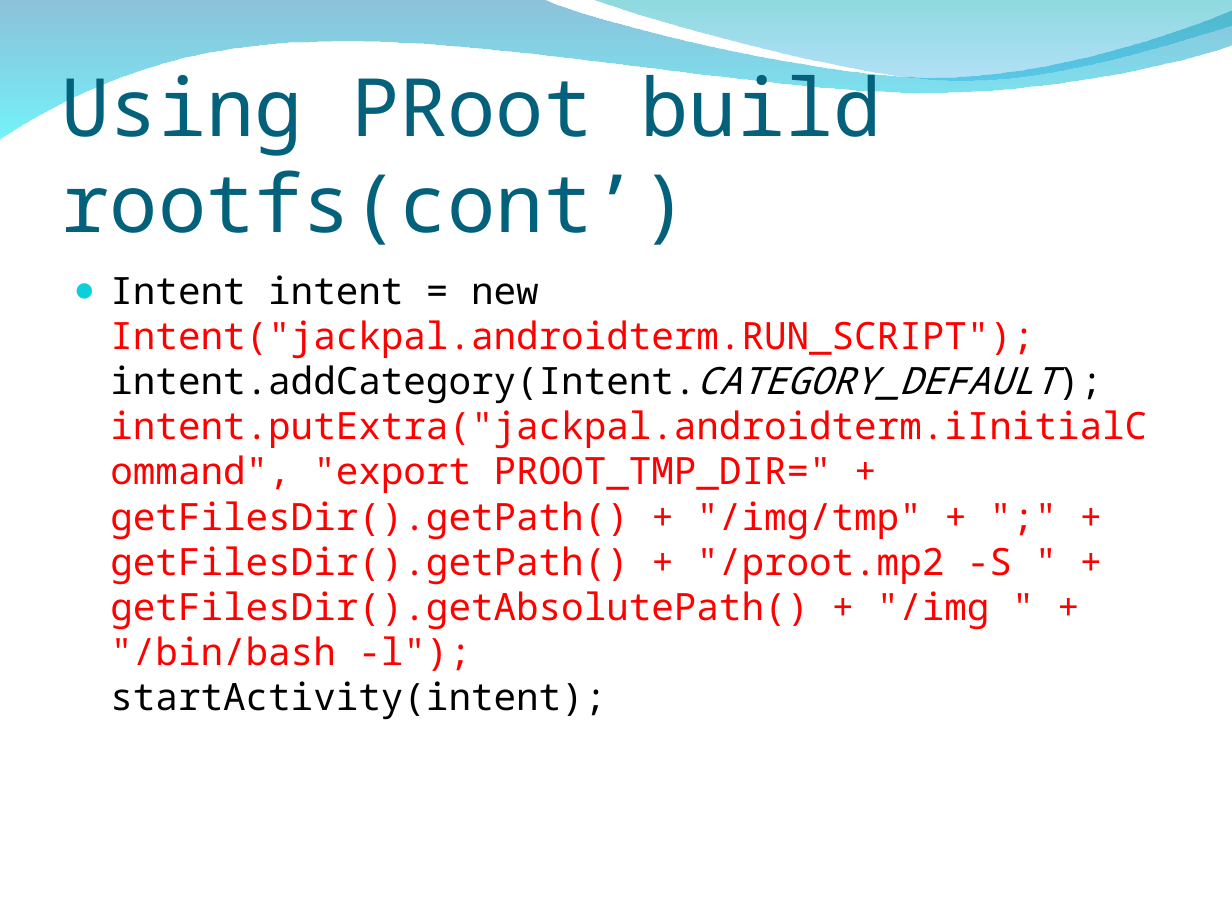
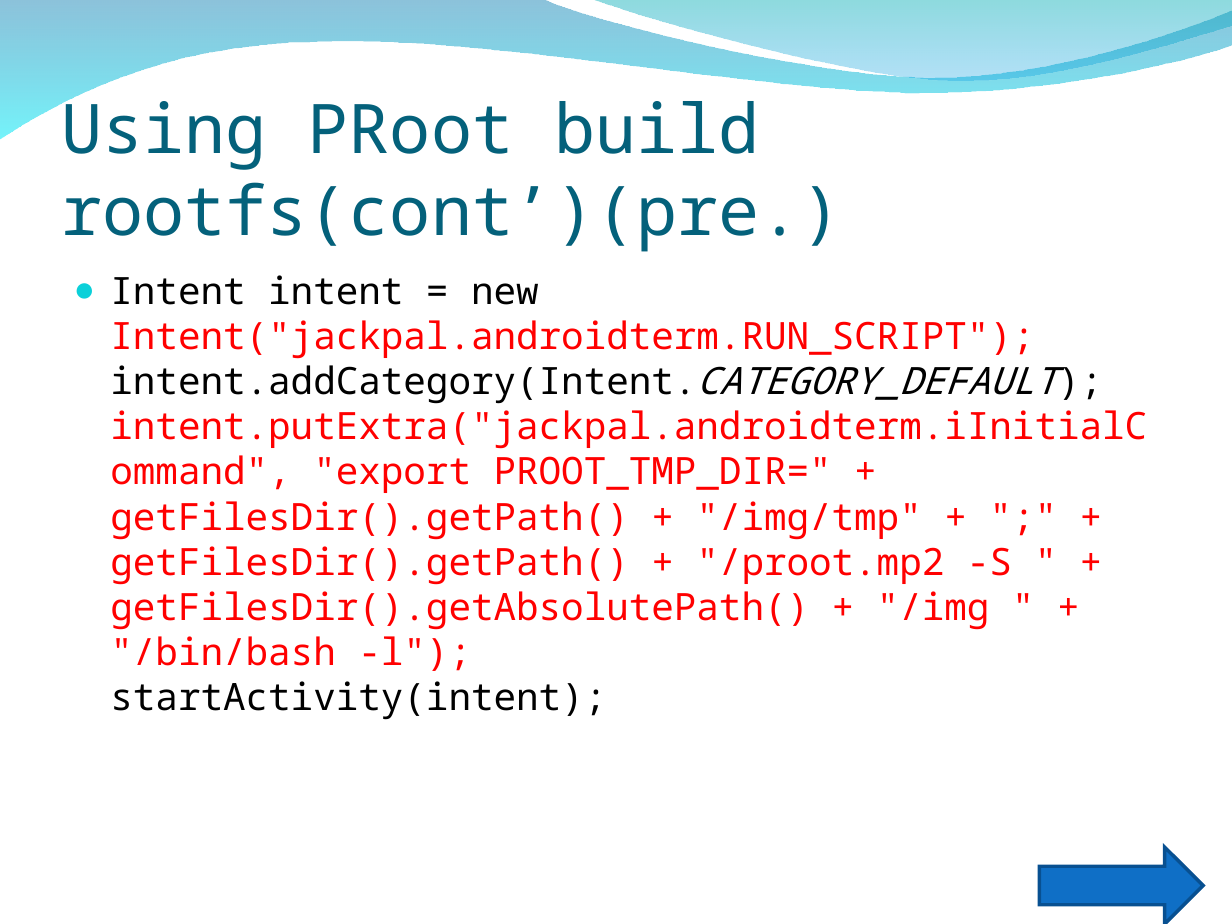
Before and after one commit to peter279k/regular_meeting, a slide deck: slide 16 of Proot.ppt (slide 15 before the commit). Drawn at 1232x924 pixels with LibreOffice and Linux fonts; fonts in the diff are those of the drawing; background and template pictures are left out. Boxes give left, top, right and bottom in pixels: in the first picture for what was removed or moved away, otherwise in the second. Text is boxed around its words. In the diff, an @@ line names an element or a change of style, - is before the commit and + after.

```diff
--- a/Proot.ppt
+++ b/Proot.ppt
@@ title at (x1=62, y1=89, x2=842, y2=252): text changed; size 47 to 40 pt @@
-Using PRoot build rootfs(cont’)
+Using PRoot build rootfs(cont’)(pre.)
@@ right arrow added at (x1=1040, y1=848, x2=1204, y2=924), fill #0F6FC6, outline #085091 2.01 pt @@
```
Also in this commit, not shown: 8 other slides changed, 9 slides added.
